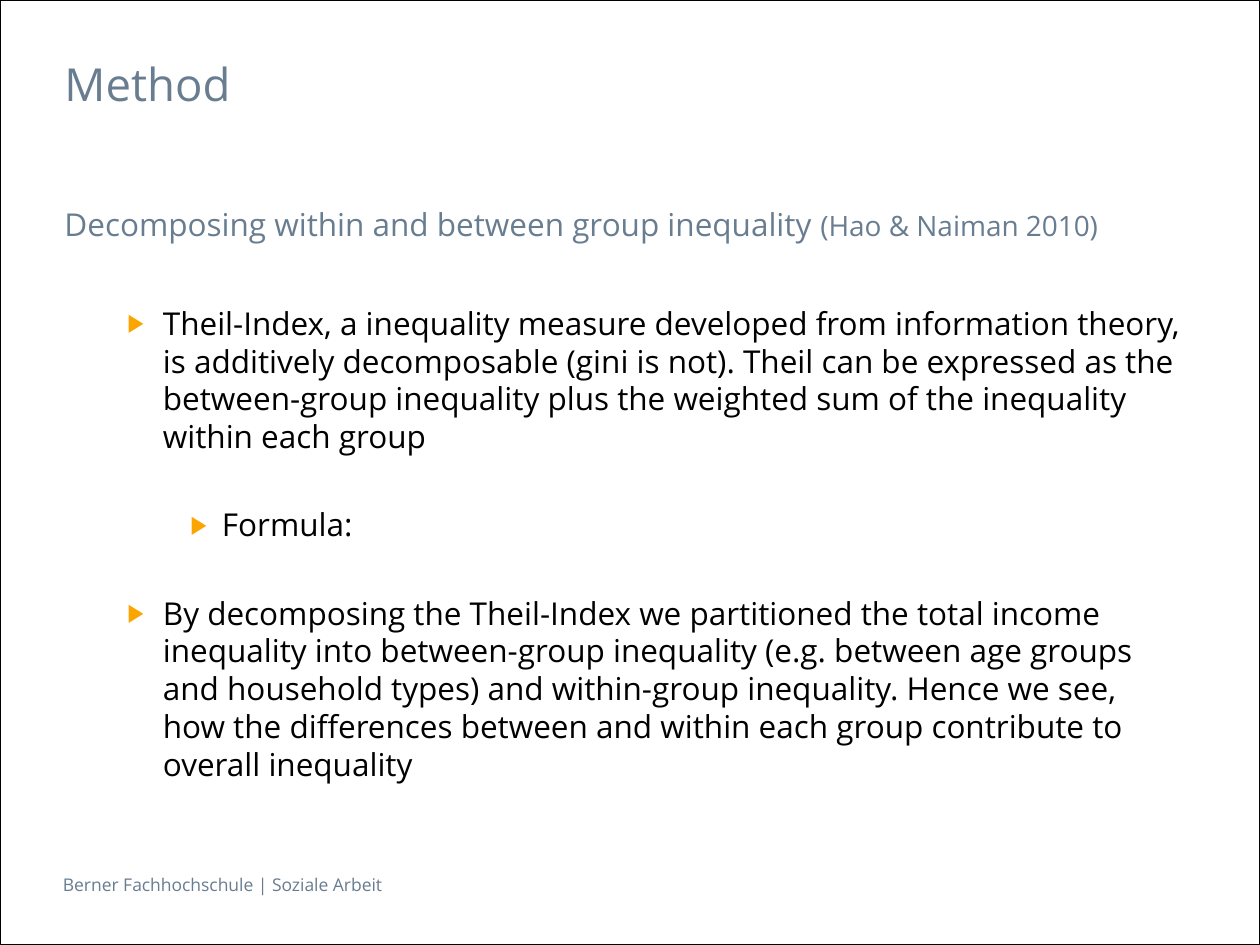
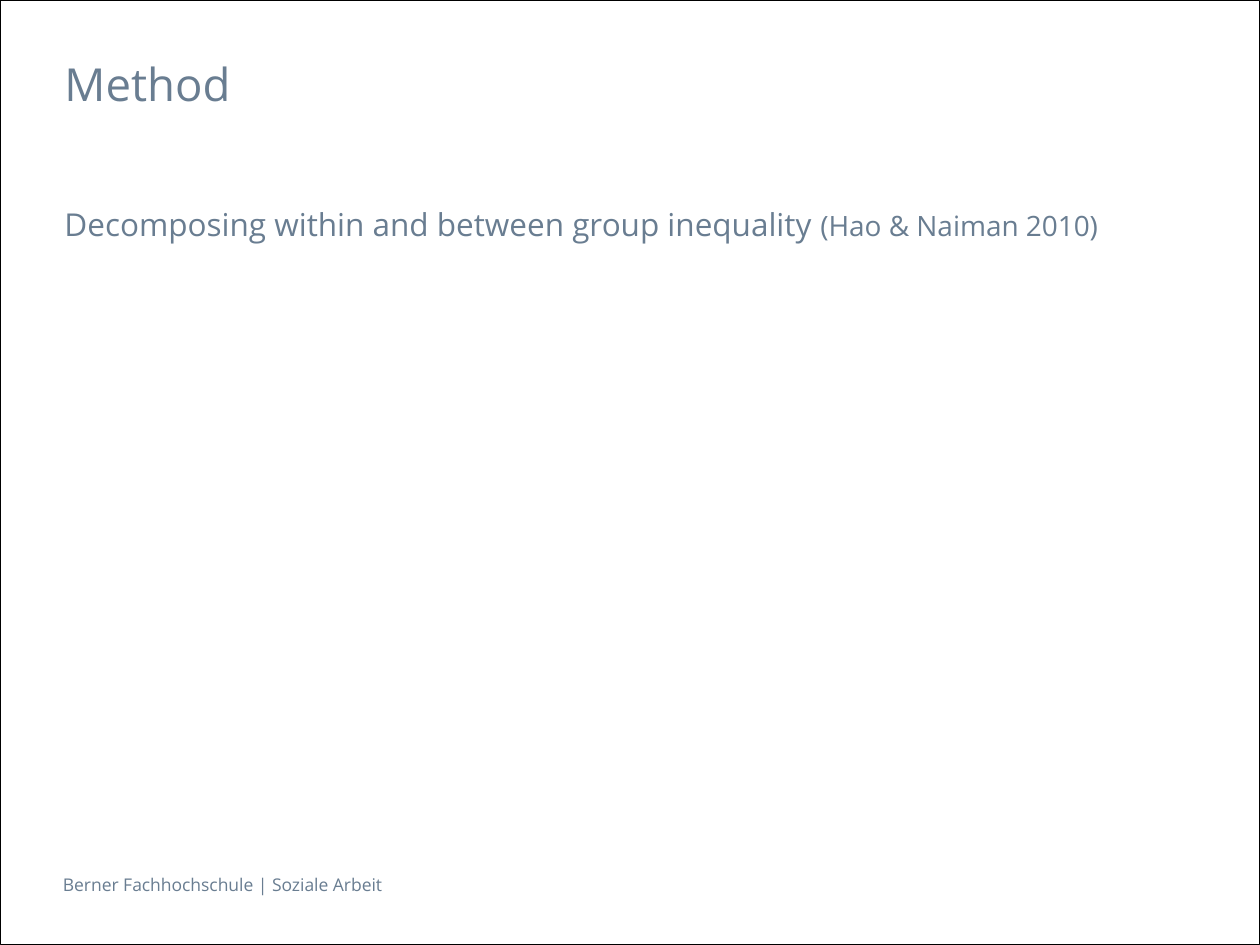
Before and after one commit to hackstutz/neuchatel, a slide deck: slide 8 of presentation/Inequality by Demographic Factors_V3.pptx. Drawn at 1260x945 pixels with LibreOffice and Linux fonts; fonts in the diff are those of the drawing; grey boxes stand for pictures. Boxes give left, top, right and bottom in pixels: in the first picture for what was removed or moved away, otherwise in the second. Text is boxed around its words. In the diff, an @@ line names an element or a change of style, - is before the commit and + after.

Commit message:
updated presentation

```diff
--- a/presentation/Inequality by Demographic Factors_V3.pptx
+++ b/presentation/Inequality by Demographic Factors_V3.pptx
@@ text removed at (163, 311, 1179, 784) @@
-  ▶ Theil-Index, a inequality measure developed from information theory, is additively decomposable (gini is not). Theil can be expressed as the between-group inequality plus the weighted sum of the inequality within each group
-    ▶ Formula:
-  ▶ By decomposing the Theil-Index we partitioned the total income inequality into between-group inequality (e.g. between age groups and household types) and within-group inequality. Hence we see, how the differences between and within each group contribute to overall inequality
```
Also in this commit, not shown: 2 other slides changed.
